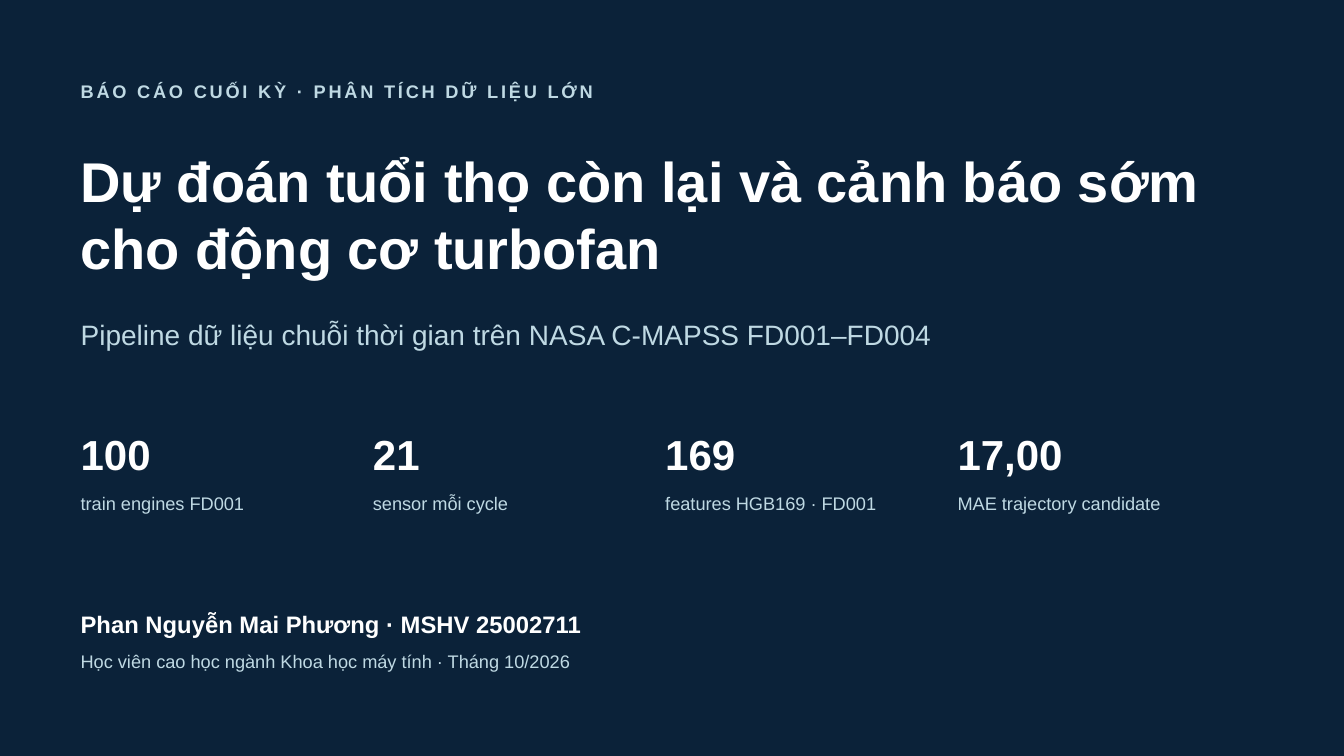
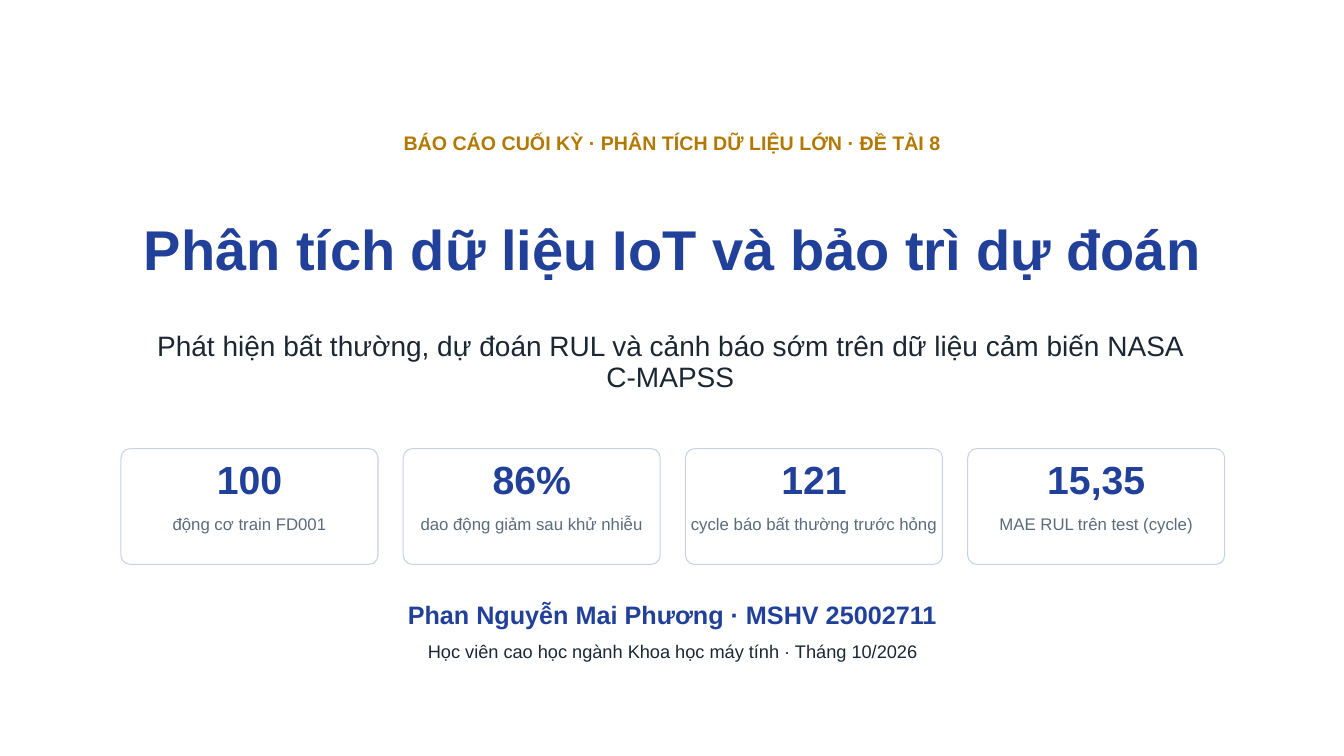
Before and after one commit to ti014/tinasa-cmapss-rul-prediction, a slide deck: slide 1 of slides/cmapss_fd001_presentation.pptx. Drawn at 1344x756 pixels with LibreOffice and Linux fonts; fonts in the diff are those of the drawing; background and template pictures are left out. Boxes give left, top, right and bottom in pixels: in the first picture for what was removed or moved away, otherwise in the second. Text is boxed around its words. In the diff, an @@ line names an element or a change of style, - is before the commit and + after.

```diff
--- a/slides/cmapss_fd001_presentation.pptx
+++ b/slides/cmapss_fd001_presentation.pptx
@@ background #0B2239 to picture (left out) @@
@@ text at [404, 135, 940, 154]: text changed; size 13 to 14 pt; text colour #BFD9E3 to #B37800 @@
-BÁO CÁO CUỐI KỲ · PHÂN TÍCH DỮ LIỆU LỚN
+BÁO CÁO CUỐI KỲ · PHÂN TÍCH DỮ LIỆU LỚN · ĐỀ TÀI 8
@@ title added at [144, 228, 1201, 279], 40 pt, text #21409A, bold @@
+Phân tích dữ liệu IoT và bảo trì dự đoán
@@ text removed at [81, 323, 931, 350] @@
-Pipeline dữ liệu chuỗi thời gian trên NASA C-MAPSS FD001–FD004
@@ subtitle at [157, 334, 1183, 388]: text changed; size 40 to 20 pt; text colour #FFFFFF to #1B2733; bold off @@
-Dự đoán tuổi thọ còn lại và cảnh báo sớm cho động cơ turbofan
+Phát hiện bất thường, dự đoán RUL và cảnh báo sớm trên dữ liệu cảm biến NASA C-MAPSS
@@ rounded rectangle added at [121, 449, 378, 565], fill #FFFFFF, outline #C9D2E3 0.75 pt @@
@@ text removed at [373, 440, 420, 470] @@
-21
@@ rounded rectangle added at [403, 449, 660, 565], fill #FFFFFF, outline #C9D2E3 0.75 pt @@
@@ text removed at [665, 440, 735, 471] @@
-169
@@ rounded rectangle added at [686, 449, 943, 565], fill #FFFFFF, outline #C9D2E3 0.75 pt @@
@@ text removed at [958, 440, 1063, 477] @@
-17,00
@@ rounded rectangle added at [968, 449, 1225, 565], fill #FFFFFF, outline #C9D2E3 0.75 pt @@
@@ text "100": place and size @@
-text "100" at [81, 440, 151, 471]
+text "100" at [217, 466, 282, 495]
@@ text "100" at [217, 466, 282, 495]: size 30 to 28 pt, text colour #FFFFFF to #21409A; alignment left to centre @@
@@ text added at [493, 466, 571, 495], 28 pt, text #21409A, bold @@
+86%
@@ text added at [781, 466, 846, 494], 28 pt, text #21409A, bold @@
+121
@@ text added at [1047, 466, 1145, 500], 28 pt, text #21409A, bold @@
+15,35
@@ text removed at [373, 496, 508, 514] @@
-sensor mỗi cycle
@@ text removed at [665, 497, 877, 510] @@
-features HGB169 · FD001
@@ text at [173, 518, 326, 534]: text changed; size 13 to 12 pt; text colour #BFD9E3 to #5A6B7B @@
-train engines FD001
+động cơ train FD001
@@ text added at [421, 517, 642, 534], 12 pt, text #5A6B7B @@
+dao động giảm sau khử nhiễu
@@ text added at [691, 517, 936, 534], 12 pt, text #5A6B7B @@
+cycle báo bất thường trước hỏng
@@ text at [999, 518, 1192, 534]: text changed; size 13 to 12 pt; text colour #BFD9E3 to #5A6B7B @@
-MAE trajectory candidate
+MAE RUL trên test (cycle)
@@ text "Phan Nguyễn Mai Phương · ...": place and size @@
-text "Phan Nguyễn Mai Phương · ..." at [81, 614, 581, 638]
+text "Phan Nguyễn Mai Phương · ..." at [408, 604, 937, 630]
@@ text "Phan Nguyễn Mai Phương · ..." at [408, 604, 937, 630]: size 17 to 18 pt, text colour #FFFFFF to #21409A; alignment left to centre @@
@@ text "Học viên cao học ngành ...": place and size @@
-text "Học viên cao học ngành ..." at [81, 654, 570, 672]
+text "Học viên cao học ngành ..." at [428, 644, 918, 662]
@@ text "Học viên cao học ngành ..." at [428, 644, 918, 662]: text colour #BFD9E3 to #1B2733; alignment left to centre @@
```
Also in this commit, not shown: 9 other slides changed, 10 slides added, 10 slides removed, 5 other files.
